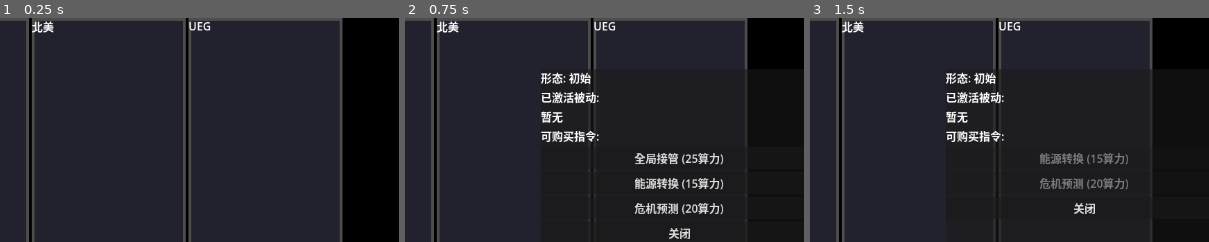
Above: before the commit, frames 1-3 (left to right).
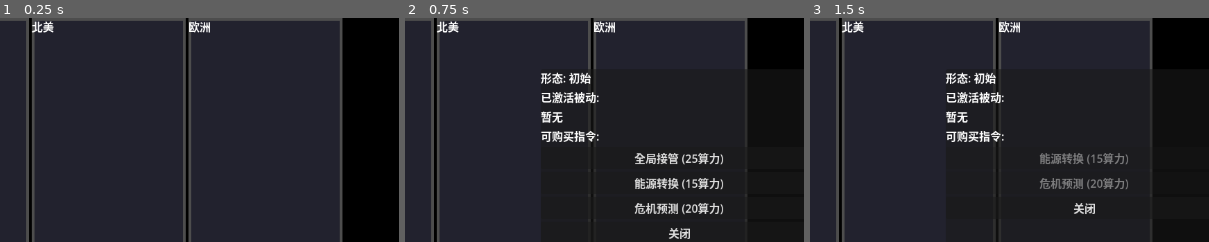
Above: after the commit, the same moments.

Repository: ltzu929/moss
Game: Godot game, scene res://scenes/main_os.tscn
Two runs of this game, one before a commit and one after it. Both use one fixed random seed, a clock stepped at 60 frames per second and the inputs below. The engine's default icon, where the game draws it, is replaced by a stand-in: a white triangle on a blue panel in a dark square.
Inputs:
- Up to frame 1 (0.25 s): no input
- Up to frame 2 (0.75 s): click "Lv.1" at 0.5 s
- Up to frame 3 (1.5 s): click "全局接管 (25算力)" at 1.25 s
The pictures show only the part of the screen within x 16-66%, y 0-50%; the shares and areas given below are measured in that part.

The runs differ from the first frame. In frame 1, 0.2% of the frame differs, in the area x 47-53%, y 1-7%; in frame 2, 0.2%; in frame 3, 0.2%.

Commit message:
feat: 添加多个地区的资源文件及描述信息

Diff:
--- /dev/null
+++ b/data/sector_africa.tres
@@ -0,0 +1,9 @@
+[gd_resource type="Resource" script_class="SectorData" load_steps=2 format=3 uid="uid://cfrica001"]
+
+[ext_resource type="Script" uid="uid://c3mp30tv2pifk" path="res://scripts/resources/sector_data.gd" id="1_africa"]
+
+[resource]
+script = ExtResource("1_africa")
+region_name = "非洲"
+description = "加蓬太空电梯基地"
+metadata/_custom_type_script = "uid://c3mp30tv2pifk"
--- /dev/null
+++ b/data/sector_oceania.tres
@@ -0,0 +1,9 @@
+[gd_resource type="Resource" script_class="SectorData" load_steps=2 format=3 uid="uid://coceania001"]
+
+[ext_resource type="Script" uid="uid://c3mp30tv2pifk" path="res://scripts/resources/sector_data.gd" id="1_oceania"]
+
+[resource]
+script = ExtResource("1_oceania")
+region_name = "大洋洲"
+description = "澳大利亚发动机群"
+metadata/_custom_type_script = "uid://c3mp30tv2pifk"
--- /dev/null
+++ b/data/sector_russia.tres
@@ -0,0 +1,9 @@
+[gd_resource type="Resource" script_class="SectorData" load_steps=2 format=3 uid="uid://crussia001"]
+
+[ext_resource type="Script" uid="uid://c3mp30tv2pifk" path="res://scripts/resources/sector_data.gd" id="1_russia"]
+
+[resource]
+script = ExtResource("1_russia")
+region_name = "俄罗斯"
+description = "西伯利亚发动机群"
+metadata/_custom_type_script = "uid://c3mp30tv2pifk"
--- /dev/null
+++ b/data/sector_south_america.tres
@@ -0,0 +1,9 @@
+[gd_resource type="Resource" script_class="SectorData" load_steps=2 format=3 uid="uid://csoutham001"]
+
+[ext_resource type="Script" uid="uid://c3mp30tv2pifk" path="res://scripts/resources/sector_data.gd" id="1_southam"]
+
+[resource]
+script = ExtResource("1_southam")
+region_name = "南美"
+description = "巴西发动机群"
+metadata/_custom_type_script = "uid://c3mp30tv2pifk"
--- a/data/sector_ueg.tres
+++ b/data/sector_ueg.tres
@@ -4,5 +4,6 @@
 
 [resource]
 script = ExtResource("1_ndvs4")
-region_name = "UEG"
+region_name = "欧洲"
+description = "UEG联合政府总部"
 metadata/_custom_type_script = "uid://c3mp30tv2pifk"
